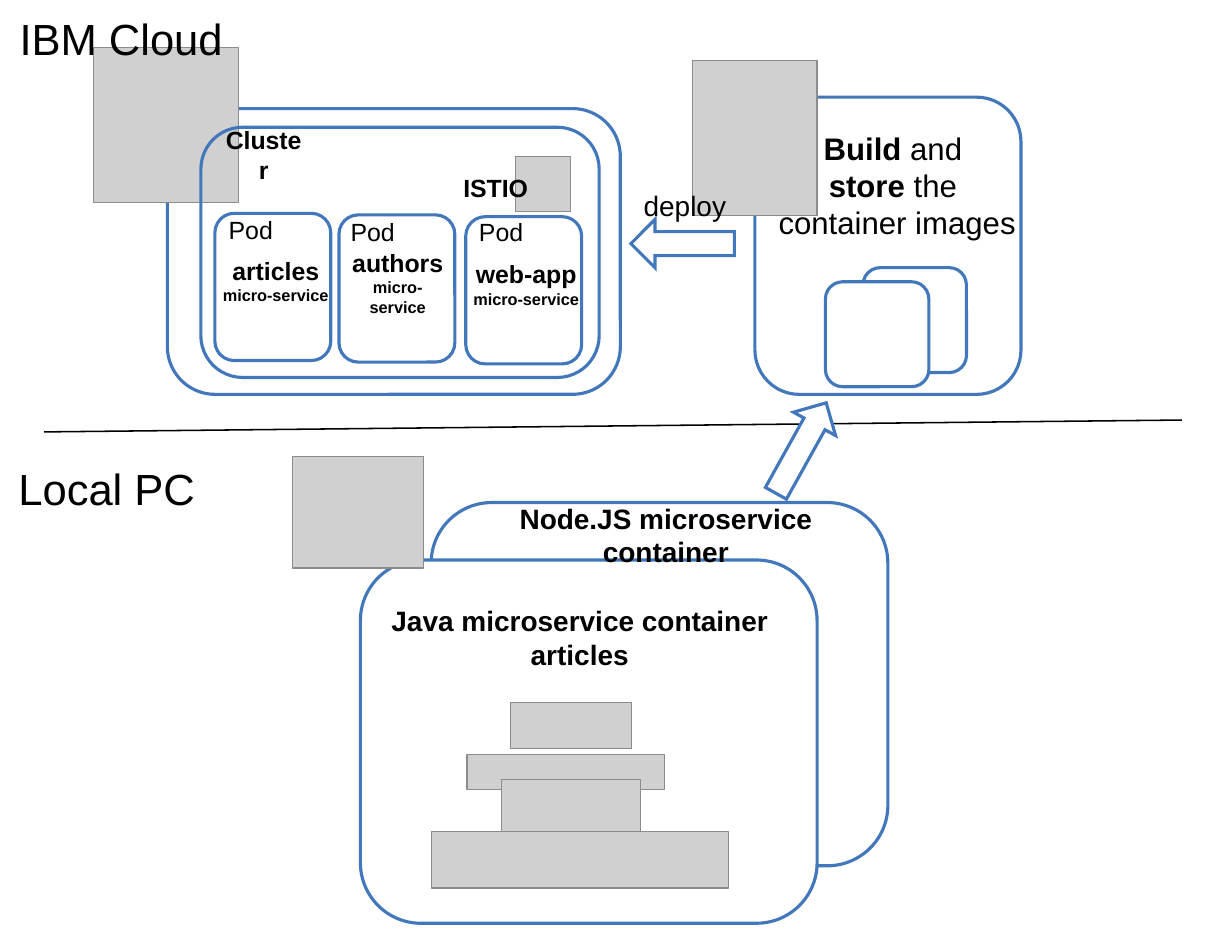
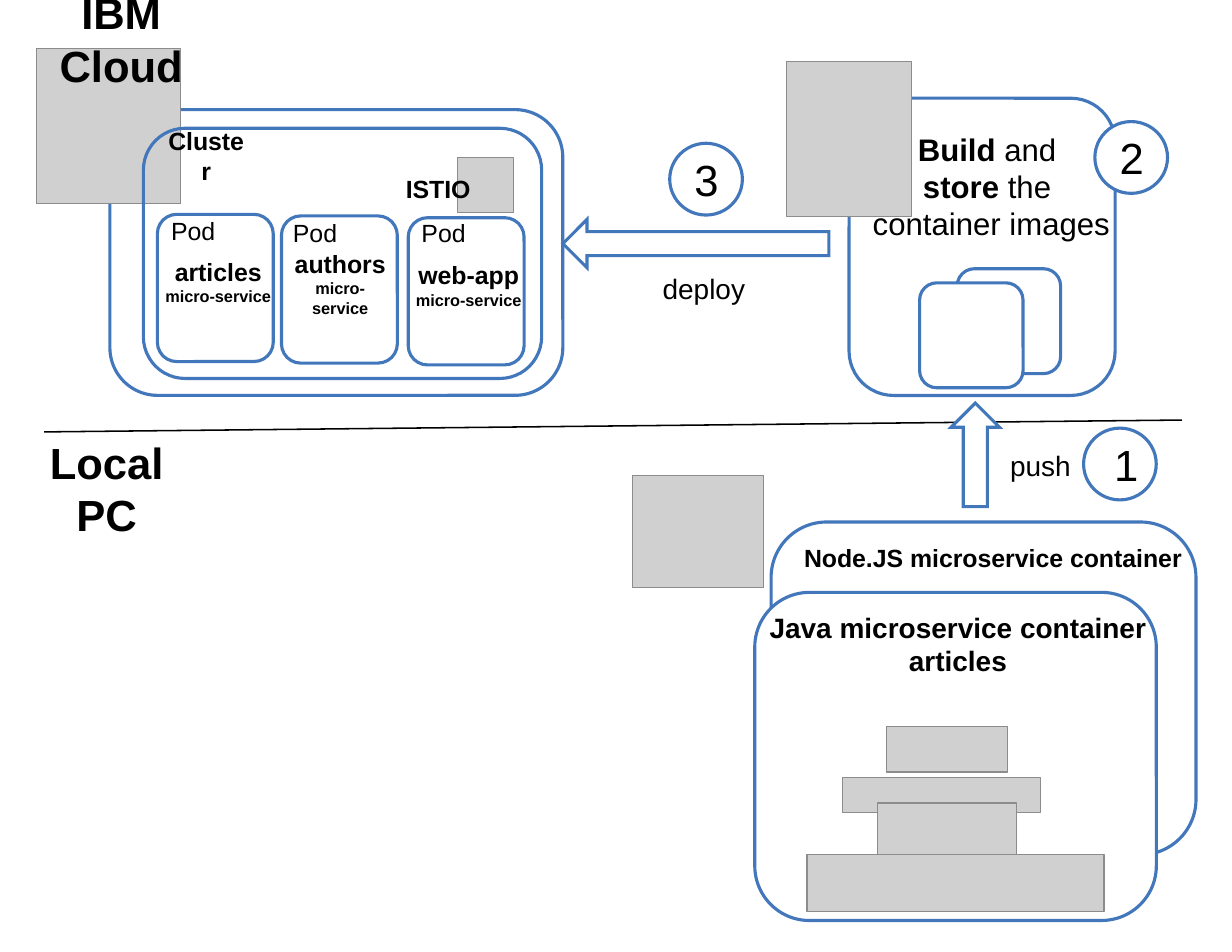
Before and after one commit to IBM/cloud-native-starter, a slide deck: slide 2 of workshop/images/architecture.pptx. Drawn at 1232x952 pixels with LibreOffice and Linux fonts; fonts in the diff are those of the drawing; grey boxes stand for pictures. Boxes give left, top, right and bottom in pixels: in the first picture for what was removed or moved away, otherwise in the second. Text is boxed around its words. In the diff, an @@ line names an element or a change of style, - is before the commit and + after.

```diff
--- a/workshop/images/architecture.pptx
+++ b/workshop/images/architecture.pptx
@@ text "IBM Cloud" at bbox=[60, 0, 183, 91]: bold on @@
@@ ellipse added at bbox=[670, 143, 743, 215], fill #FFFFFF, outline #4277BB 2 pt @@
@@ ellipse added at bbox=[1095, 122, 1168, 194], fill #FFFFFF, outline #4277BB 2 pt @@
@@ text added at bbox=[1120, 143, 1144, 174], 28 pt, text #000000 @@
+2
@@ text added at bbox=[694, 165, 718, 197], 28 pt, text #000000 @@
+3
@@ 2 texts, 2 rounded rectangles, 1 picture: place and size @@
-2 texts, 2 rounded rectangles, 1 picture at bbox=[94, 47, 620, 394]
+2 texts, 2 rounded rectangles, 1 picture at bbox=[36, 48, 562, 395]
@@ 6 texts, 3 rounded rectangles, 1 picture: place and size @@
-6 texts, 3 rounded rectangles, 1 picture at bbox=[200, 128, 599, 377]
+6 texts, 3 rounded rectangles, 1 picture at bbox=[143, 129, 542, 379]
@@ up arrow: place and size @@
-up arrow at bbox=[631, 219, 734, 267]
+up arrow at bbox=[563, 220, 829, 268]
@@ text "deploy": place and size @@
-text "deploy" at bbox=[644, 194, 726, 221]
+text "deploy" at bbox=[663, 278, 745, 304]
@@ 3 rounded rectangles, 1 picture, 1 text: place and size @@
-3 rounded rectangles, 1 picture, 1 text at bbox=[692, 60, 1021, 394]
+3 rounded rectangles, 1 picture, 1 text at bbox=[787, 62, 1116, 395]
@@ up arrow at bbox=[951, 403, 999, 506]: rotation 29 to 0 degrees @@
@@ text "Local PC" at bbox=[50, 447, 164, 532]: bold on @@
@@ ellipse added at bbox=[1084, 428, 1157, 500], outline #4277BB 2 pt @@
@@ picture: place and size @@
-picture at bbox=[292, 456, 423, 568]
+picture at bbox=[633, 476, 764, 588]
@@ text added at bbox=[1010, 455, 1071, 481], 18 pt, text #000000 @@
+push
@@ text added at bbox=[1114, 451, 1138, 481], 28 pt, text #000000 @@
+1
@@ rounded rectangle: place and size @@
-rounded rectangle at bbox=[431, 503, 888, 866]
+rounded rectangle at bbox=[771, 522, 1195, 855]
@@ text "Node.JS microservice container": place and size @@
-text "Node.JS microservice container" at bbox=[520, 508, 812, 563]
+text "Node.JS microservice container" at bbox=[804, 549, 1182, 568]
@@ text "Node.JS microservice container" at bbox=[804, 549, 1182, 568]: size 18 to 16 pt @@
@@ rounded rectangle: place and size @@
-rounded rectangle at bbox=[361, 560, 818, 923]
+rounded rectangle at bbox=[755, 592, 1157, 921]
@@ text "Java microservice container articles": place and size @@
-text "Java microservice container articles" at bbox=[391, 610, 768, 666]
+text "Java microservice container articles" at bbox=[770, 616, 1146, 672]
@@ 4 pictures: place and size @@
-4 pictures at bbox=[431, 703, 728, 888]
+4 pictures at bbox=[808, 726, 1104, 912]
```
Also in this commit, not shown: 1 other slide changed, 1 slide added, 3 other files.
